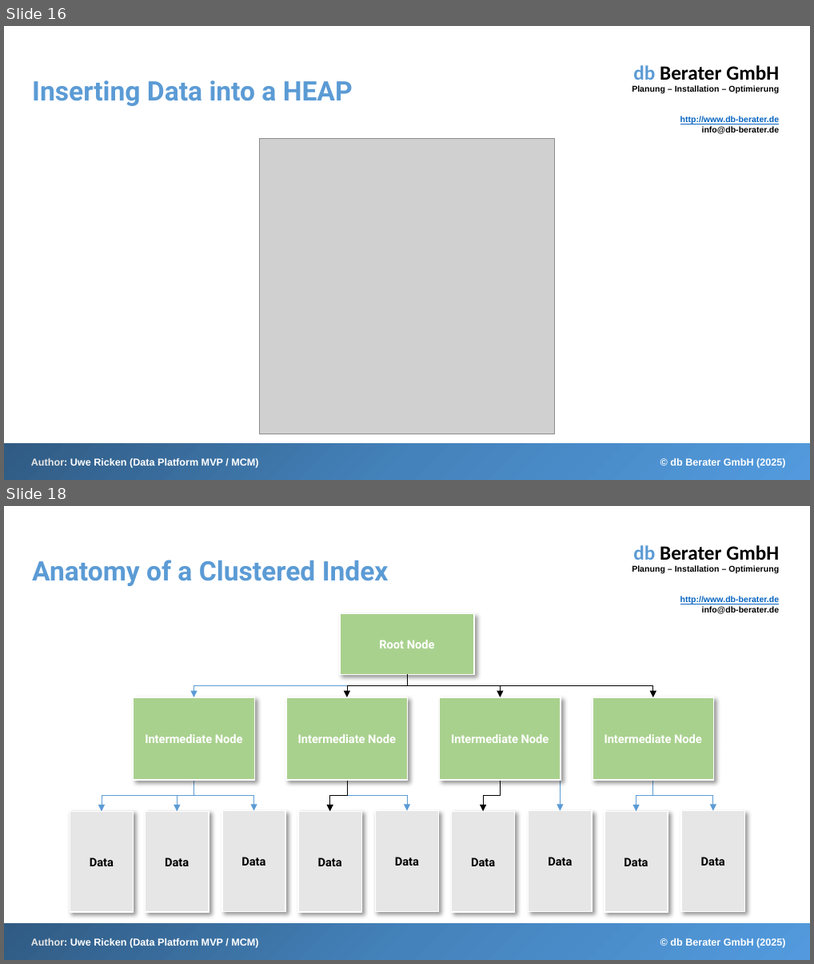
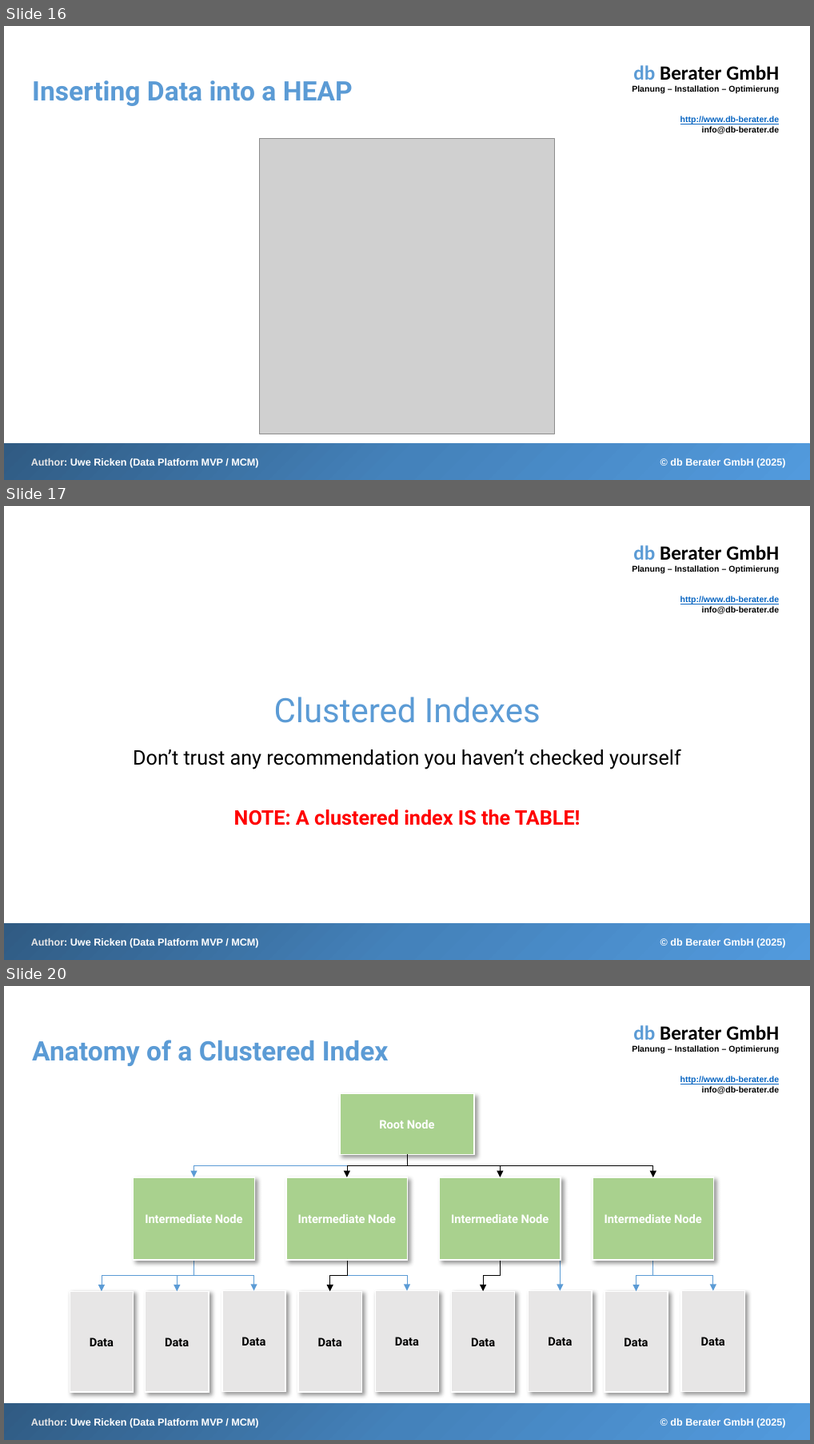
Before and after one commit to db-berater/Demystifying-clustered-indexes, a slide deck: 01 - Documents and Preparation/Demystifying Clustered Indexes.pptx. Shown one above the other, each under a label of ours: slides 16 and 18 before the commit, slides 16, 17 and 20 after it; the slides between them are not shown. The pictures are 814x964 and 814x1444 pixels, drawn with LibreOffice and Linux fonts; fonts in the diff are those of the drawing; grey boxes stand for pictures. Boxes give left, top, right and bottom in pixels: in the first picture for what was removed or moved away, otherwise in the second. Text is boxed around its words. In the diff, an @@ line names an element or a change of style, - is before the commit and + after.

```diff
--- a/01 - Documents and Preparation/Demystifying Clustered Indexes.pptx
+++ b/01 - Documents and Preparation/Demystifying Clustered Indexes.pptx
@@ slide 17 added at (4, 506, 810, 960), background #FFFFFF; not listed: 4 template elements that a slide beside it also shows @@
@@ title added at (274, 696, 541, 723), 30 pt, text #5B9BD5 @@
+Clustered Indexes
@@ subtitle added at (133, 749, 682, 825), 18 pt, text #000000 @@
+Don’t trust any recommendation you haven’t checked yourself
+NOTE: A clustered index IS the TABLE!
@@ what was slide 18 is now slide 20 @@
```
Also in this commit, not shown: 1 slide changed, 2 other slides added, 1 slide removed, 8 other files.
